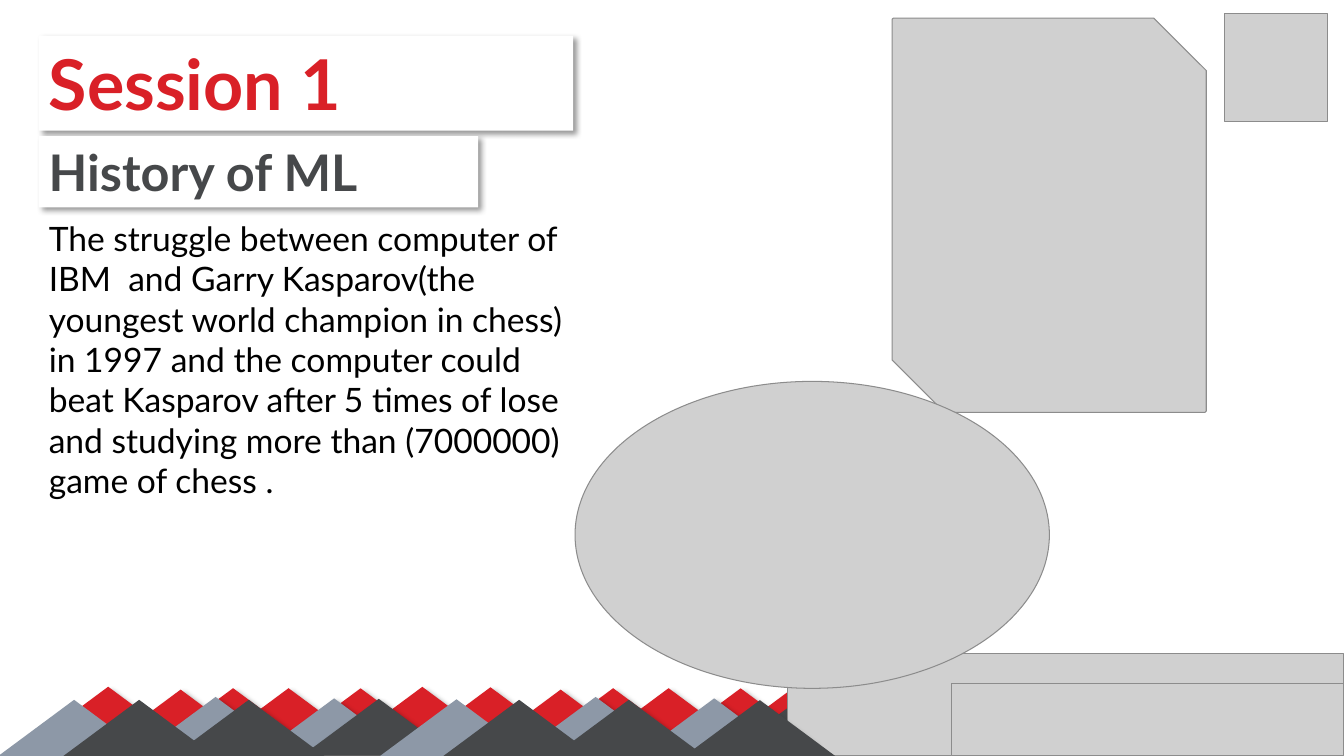
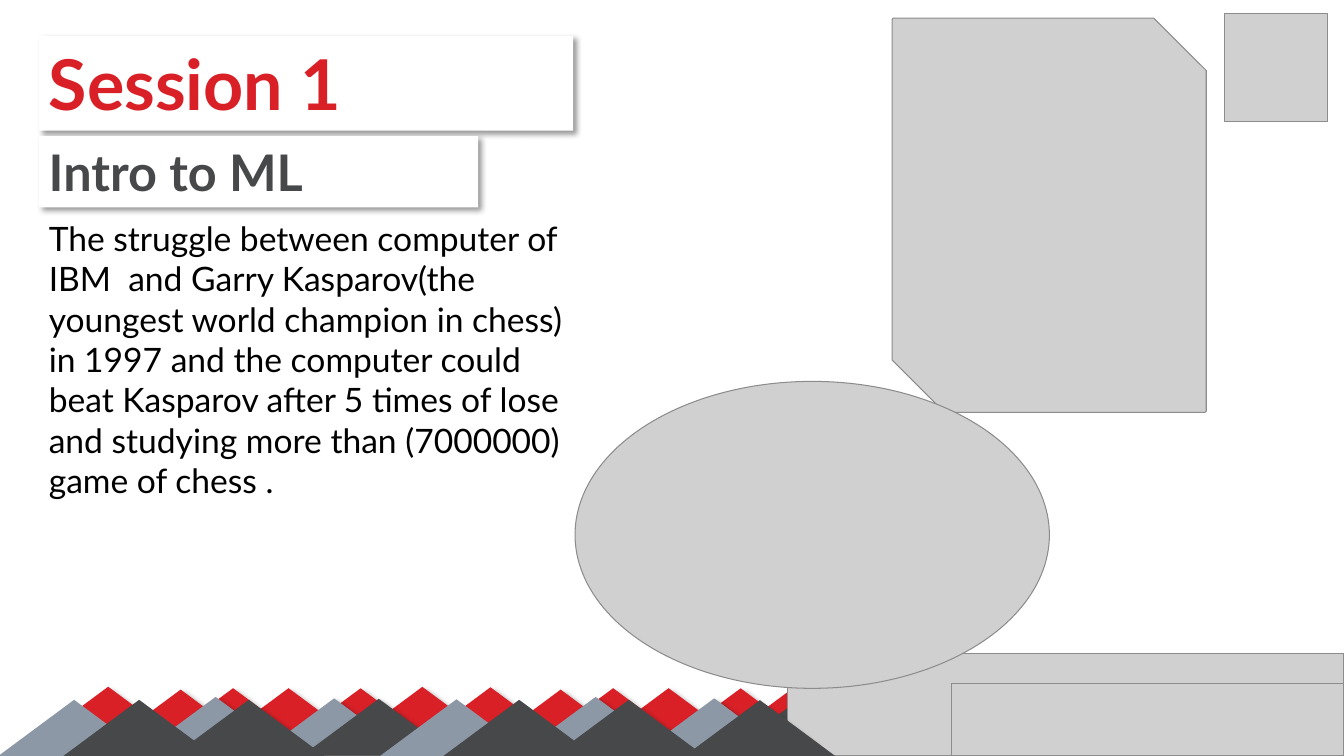
Before and after one commit to SalmaGira/machine-learning-workshop-Kvector, a slide deck: slide 4 of Sessions/Session 1/Session_01.pptx (slide 5 before the commit). Drawn at 1344x756 pixels with LibreOffice and Linux fonts; fonts in the diff are those of the drawing; grey boxes stand for pictures. Boxes give left, top, right and bottom in pixels: in the first picture for what was removed or moved away, otherwise in the second. Text is boxed around its words. In the diff, an @@ line names an element or a change of style, - is before the commit and + after.

```diff
--- a/Sessions/Session 1/Session_01.pptx
+++ b/Sessions/Session 1/Session_01.pptx
@@ text in rectangle at (x1=49, y1=154, x2=303, y2=192): text changed @@
-History of ML
+Intro to ML
```
Also in this commit, not shown: 3 other slides changed, 12 slides added.
